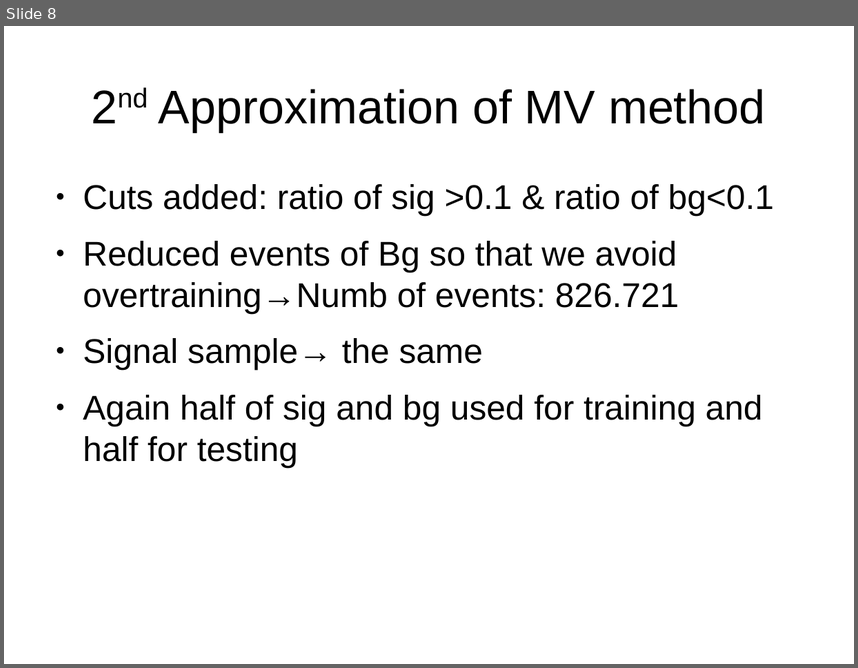
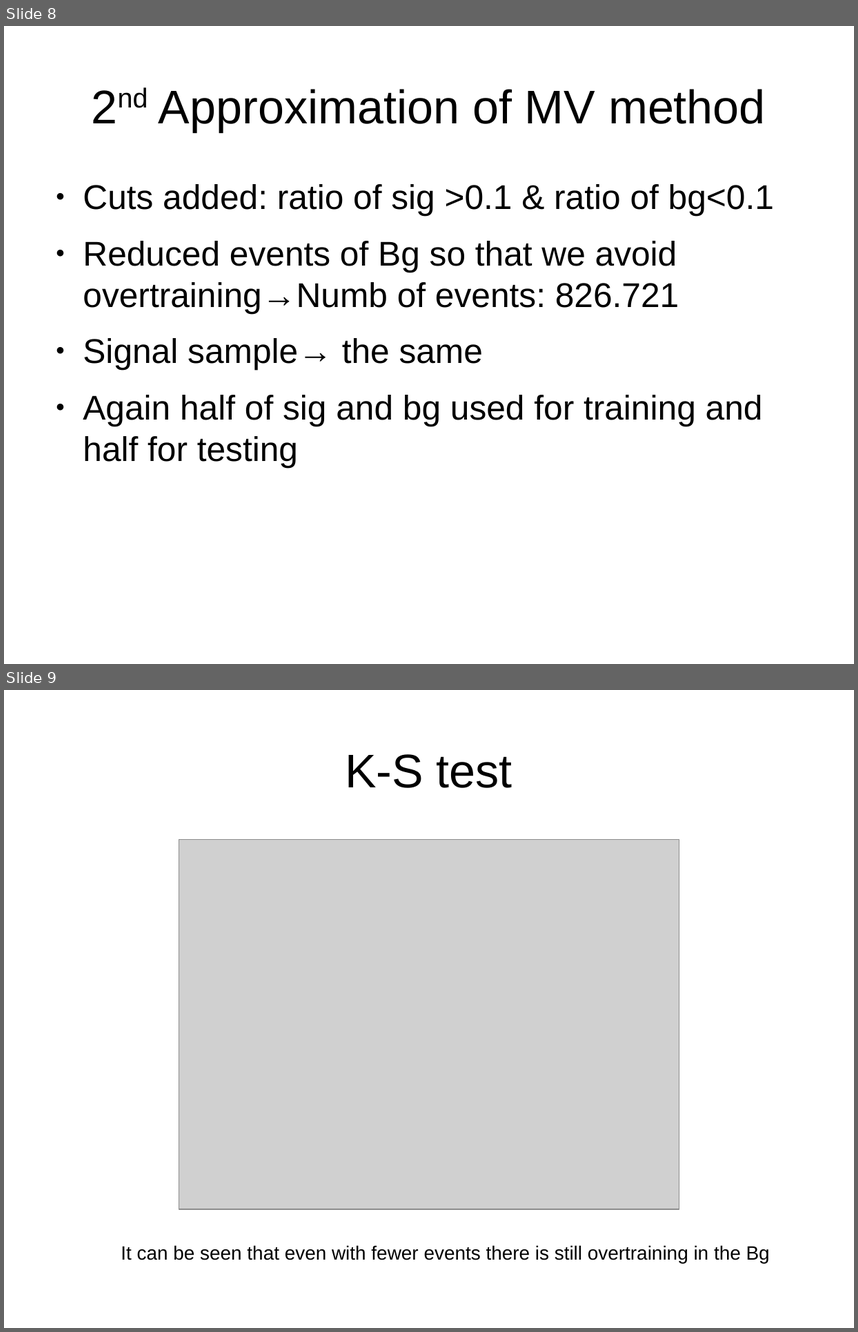
Before and after one commit to geo9119/ttH_analysis, a slide deck: TMVA_investigation.odp. Shown one above the other, each under a label of ours: slide 8 before the commit, slides 8 and 9 after it. The pictures are 858x668 and 858x1332 pixels, drawn with LibreOffice and Linux fonts; fonts in the diff are those of the drawing; grey boxes stand for pictures. Boxes give left, top, right and bottom in pixels: in the first picture for what was removed or moved away, otherwise in the second. Text is boxed around its words. In the diff, an @@ line names an element or a change of style, - is before the commit and + after.

```diff
--- a/TMVA_investigation.odp
+++ b/TMVA_investigation.odp
@@ slide 9 added at (4, 690, 854, 1328), background #FFFFFF @@
@@ title added at (345, 754, 513, 788), 44 pt, text #000000 @@
+K-S test
@@ picture added at (179, 839, 679, 1208) @@
@@ text added at (121, 1245, 770, 1263), 18 pt, text #000000 @@
+It can be seen that even with fewer events there is still overtraining in the Bg
```
Also in this commit, not shown: 1 slide changed, 11 other slides added.
